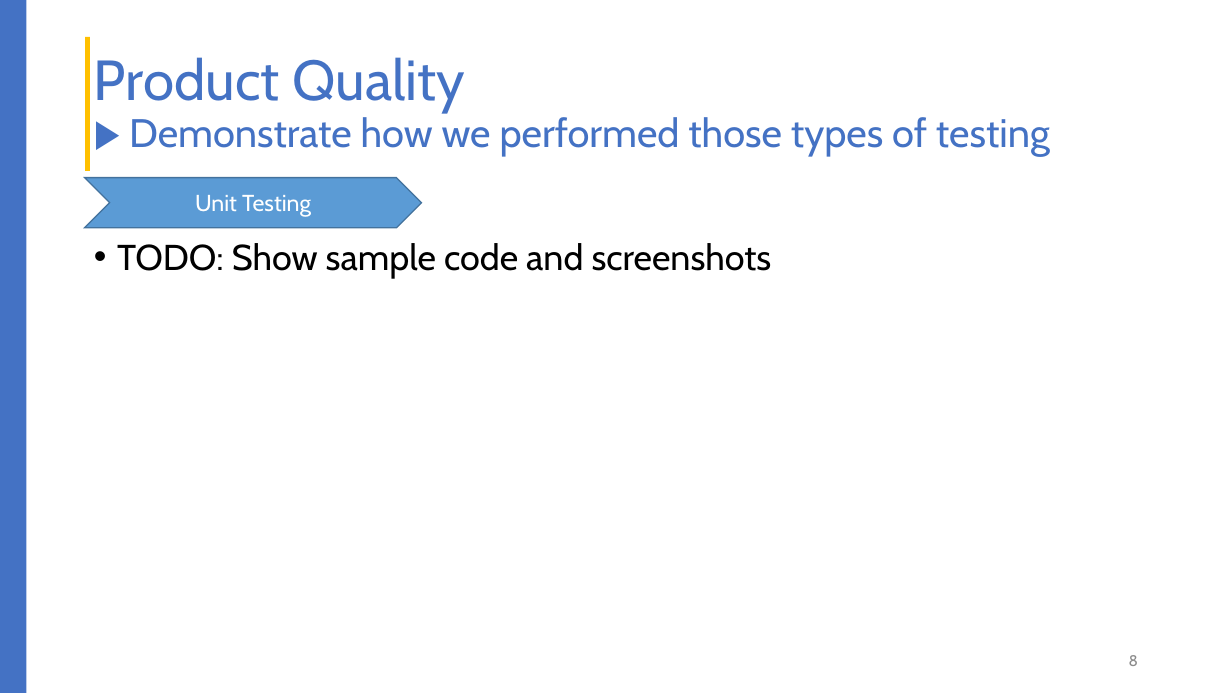
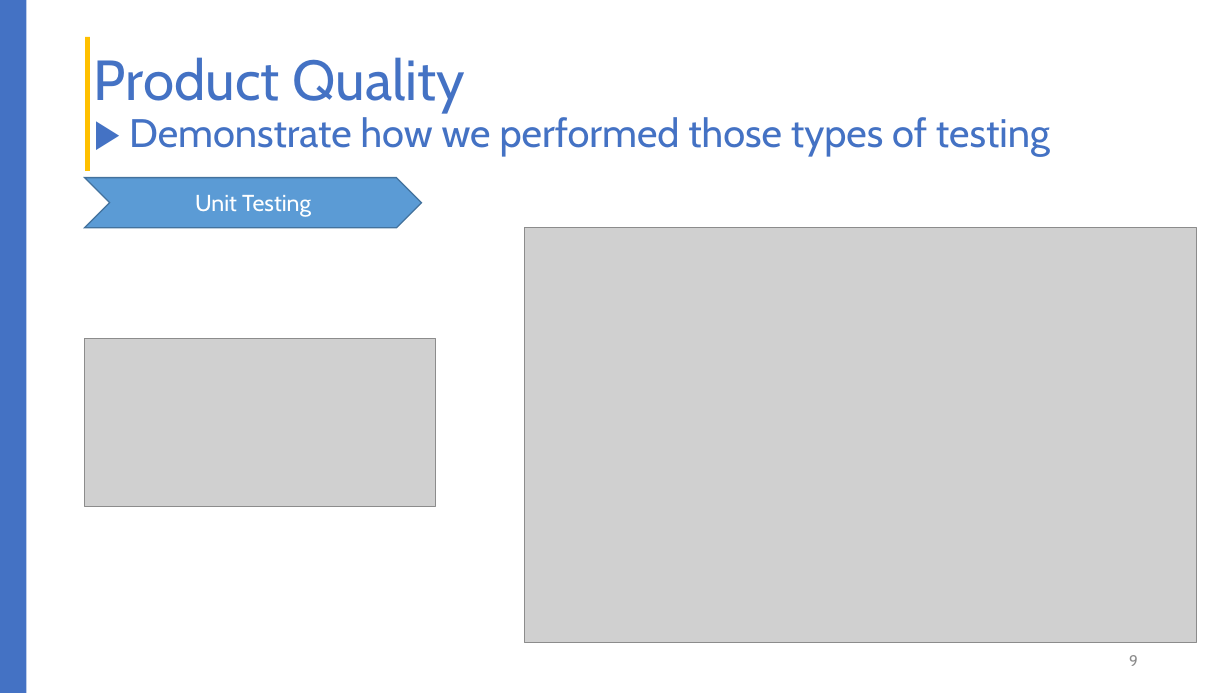
Before and after one commit to liepnguyen/Planru, a slide deck: slide 9 of Documents/Lessons Learned From Agile Quality Assurance In Scrum.pptx (slide 8 before the commit). Drawn at 1232x693 pixels with LibreOffice and Linux fonts; fonts in the diff are those of the drawing; grey boxes stand for pictures. Boxes give left, top, right and bottom in pixels: in the first picture for what was removed or moved away, otherwise in the second. Text is boxed around its words. In the diff, an @@ line names an element or a change of style, - is before the commit and + after.

```diff
--- a/Documents/Lessons Learned From Agile Quality Assurance In Scrum.pptx
+++ b/Documents/Lessons Learned From Agile Quality Assurance In Scrum.pptx
@@ picture added at (524, 227, 1196, 642) @@
@@ text removed at (117, 243, 772, 279) @@
-• TODO: Show sample code and screenshots
@@ picture added at (85, 338, 436, 506) @@
@@ page number at (1129, 655, 1138, 666): text changed @@
-8
+9
```
Also in this commit, not shown: 3 other slides changed, 6 slides added, 1 slide removed.
